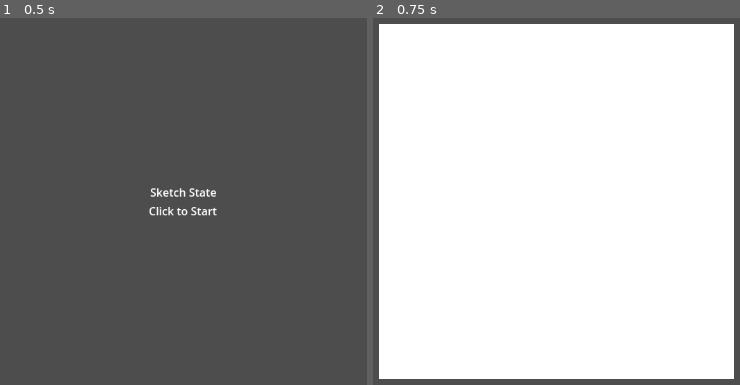
Above: before the commit, frames 1-2 (left to right).
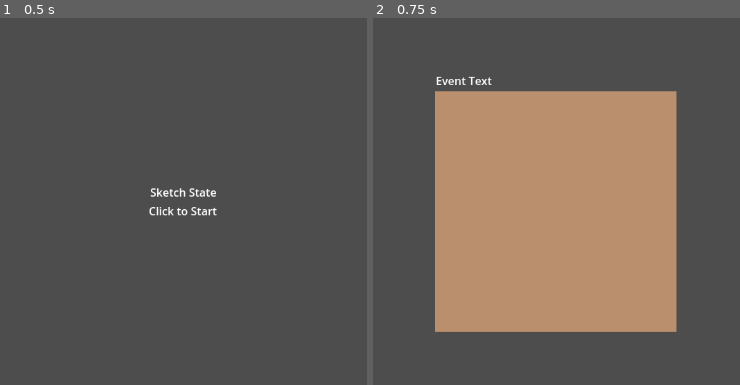
Above: after the commit, the same moments.

Repository: cgo722/Propaganda
Game: Godot game, scene res://MainScene.tscn
Two runs of this game, one before a commit and one after it. Both use one fixed random seed, a clock stepped at 60 frames per second and the inputs below.
Inputs (mouse positions are in pixels of both pictures, inside the frame that each line leads up to):
- Up to frame 1 (0.5 s): no input
- Up to frame 2 (0.75 s): tap Enter at 0.5 s; click (556, 201) at 0.67 s

Frame 1 is identical in both runs. In frame 2, 94% of the frame differs, in the area x 1-99%, y 1-99%.

Commit message:
Implemented event ui into the gamemanager and visa verca

Diff:
--- a/Gamemanager.gd
+++ b/Gamemanager.gd
@@ -3,8 +3,7 @@
 enum GameState { MENU, PLAYING, EVENT, RESULT, GAME_OVER }
 
 @export var player_resource: Resource
-
-var current_state: GameState = GameState.MENU
+@export var event_ui_scene: PackedScene
 
 @export var poster_events: Array[Resource] = []
 @export var council_events: Array[Resource] = []
@@ -14,6 +13,8 @@
 
 var preloaded_poster_events: Array[Resource] = []
 var preloaded_council_events: Array[Resource] = []
+
+var current_state: GameState = GameState.MENU
 
 func _ready():
 	preload_random_events()
@@ -98,11 +99,11 @@
 	if main_menu:
 		main_menu.queue_free()
 
-	if not canvas_scene:
-		push_error("canvas_scene is not assigned.")
+	if not event_ui_scene:
+		push_error("event_ui_scene is not assigned.")
 		return
-	var canvas = canvas_scene.instantiate()
-	add_child(canvas)
+	var event_ui = event_ui_scene.instantiate()
+	add_child(event_ui)
 	if player_resource:
 		print("Loaded player resource:", player_resource)
 	else:
--- a/MainScene.tscn
+++ b/MainScene.tscn
@@ -1,12 +1,14 @@
-[gd_scene load_steps=5 format=3 uid="uid://b80w8xfo5xyax"]
+[gd_scene load_steps=6 format=3 uid="uid://b80w8xfo5xyax"]
 
 [ext_resource type="Script" uid="uid://dtkq4iryfab8v" path="res://Gamemanager.gd" id="1_3mqji"]
 [ext_resource type="PackedScene" uid="uid://dpvj5c0rs5yt7" path="res://Scenes/UI/Main Menu.tscn" id="2_rpqi1"]
 [ext_resource type="Resource" uid="uid://drw0t80ih0s4o" path="res://Player.tres" id="2_uxrcv"]
 [ext_resource type="PackedScene" uid="uid://bwucweamgsob8" path="res://Scenes/Drawing/Drawing Canvas.tscn" id="2_x4av3"]
+[ext_resource type="PackedScene" uid="uid://dcfxn6v5w7xo4" path="res://Scenes/Events/EventUI.tscn" id="3_rf2cd"]
 
 [node name="Gamemanager" type="Node"]
 script = ExtResource("1_3mqji")
 player_resource = ExtResource("2_uxrcv")
+event_ui_scene = ExtResource("3_rf2cd")
 main_menu_scene = ExtResource("2_rpqi1")
 canvas_scene = ExtResource("2_x4av3")
--- a/Scenes/Events/EventUI.tscn
+++ b/Scenes/Events/EventUI.tscn
@@ -1,15 +1,20 @@
-[gd_scene load_steps=2 format=3 uid="uid://dcfxn6v5w7xo4"]
+[gd_scene load_steps=3 format=3 uid="uid://dcfxn6v5w7xo4"]
+
+[ext_resource type="Script" uid="uid://dnrjm2jih6d5b" path="res://Scenes/Events/event_ui.gd" id="1_q7aap"]
 
 [sub_resource type="StyleBoxFlat" id="StyleBoxFlat_mjc3n"]
 bg_color = Color(0.728883, 0.561414, 0.431656, 1)
 
-[node name="EventUi" type="Control"]
+[node name="EventUi" type="Control" node_paths=PackedStringArray("title_label", "image_texture")]
 layout_mode = 3
 anchors_preset = 15
 anchor_right = 1.0
 anchor_bottom = 1.0
 grow_horizontal = 2
 grow_vertical = 2
+script = ExtResource("1_q7aap")
+title_label = NodePath("VBoxContainer/Label")
+image_texture = NodePath("VBoxContainer/Panel/TextureRect")
 
 [node name="VBoxContainer" type="VBoxContainer" parent="."]
 layout_mode = 1
@@ -34,3 +39,11 @@
 layout_mode = 2
 size_flags_horizontal = 4
 theme_override_styles/panel = SubResource("StyleBoxFlat_mjc3n")
+
+[node name="TextureRect" type="TextureRect" parent="VBoxContainer/Panel"]
+layout_mode = 1
+anchors_preset = 15
+anchor_right = 1.0
+anchor_bottom = 1.0
+grow_horizontal = 2
+grow_vertical = 2
--- a/Scenes/Events/ScenarioResource.gd
+++ b/Scenes/Events/ScenarioResource.gd
@@ -7,3 +7,4 @@
 @export var tags: Array[String] = []
 @export var requirements: Array[String] = []
 @export var effects: Dictionary = {}
+@export var image: Texture2D
--- /dev/null
+++ b/Scenes/Events/event_ui.gd
@@ -0,0 +1,25 @@
+extends Control
+
+@export var title_label: Label
+@export var body_label: Label
+@export var image_texture: TextureRect
+
+@onready var game_manager = get_tree().get_root().get_node("Gamemanager") # Adjust path if needed
+
+func get_available_scenarios() -> Array:
+    if game_manager and game_manager.has_method("get_scenarios"):
+        return game_manager.get_scenarios()
+    return []
+
+func display_scenario(scenario: Resource) -> void:
+    if scenario:
+        if title_label and body_label:
+            title_label.text = scenario.title
+            body_label.text = scenario.body_text
+        else:
+            push_error("TitleLabel or BodyLabel not properly assigned.")
+
+        if image_texture and scenario.has_property("image"):
+            image_texture.texture = scenario.image
+        elif image_texture:
+            image_texture.texture = null  # Clear image if none provided
Not shown, added: Scenes/Events/event_ui.gd.uid
